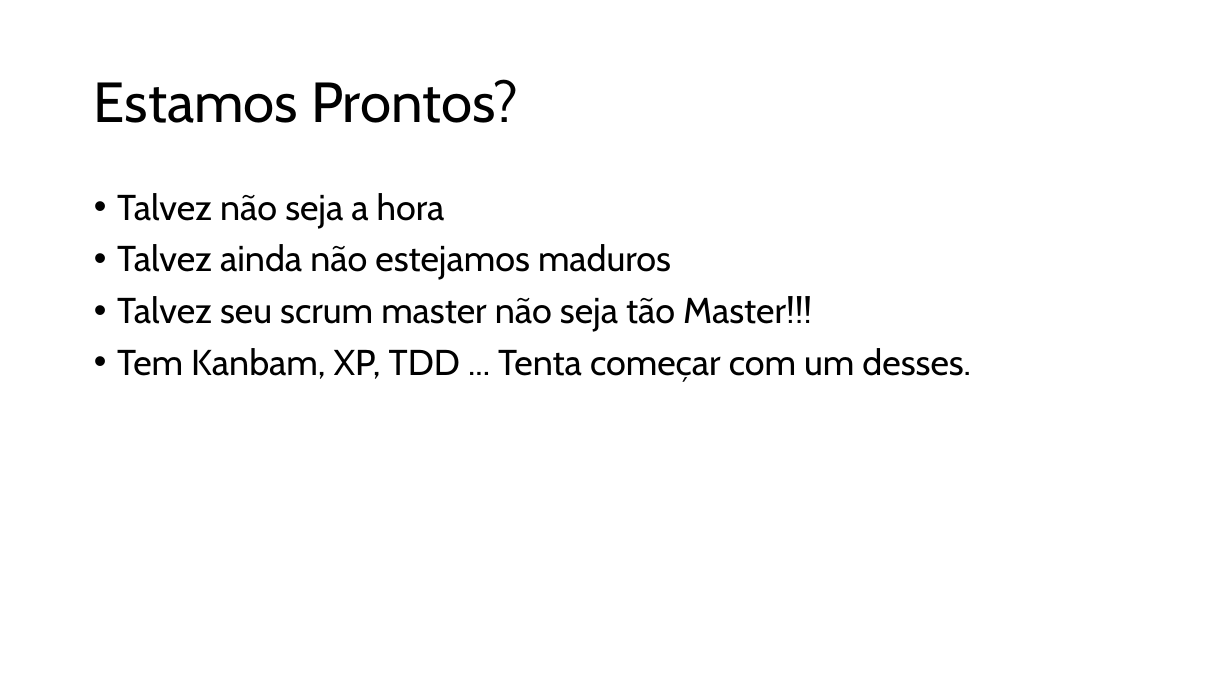
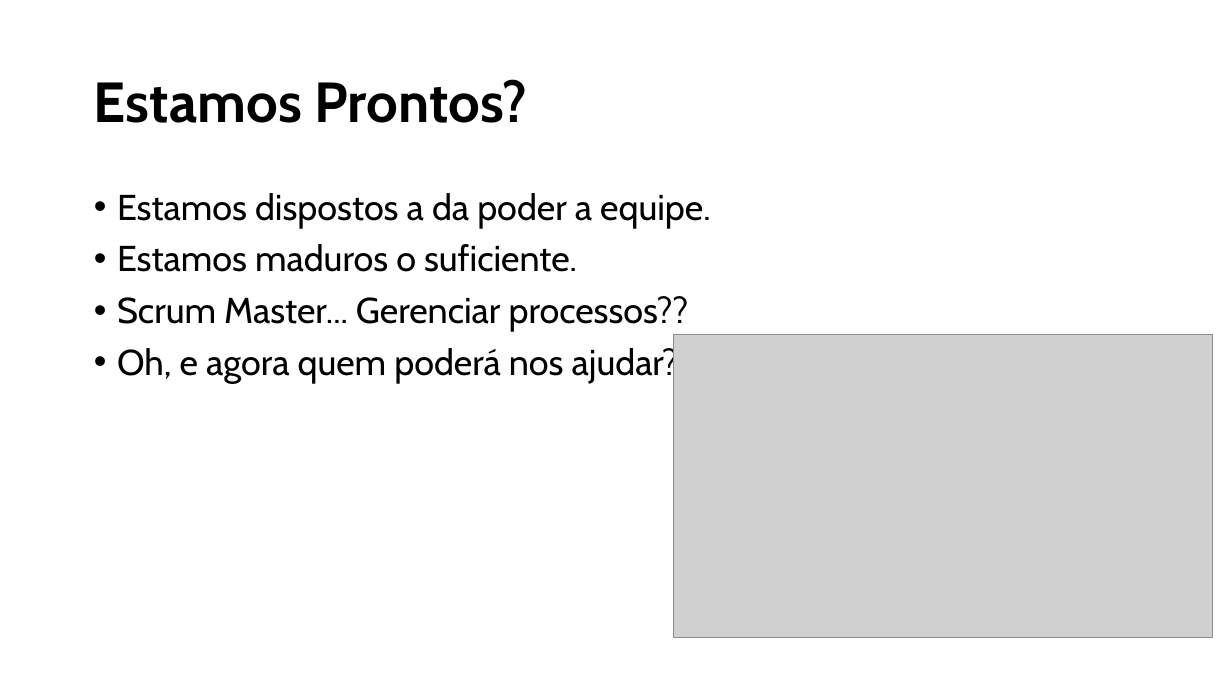
Before and after one commit to dmm813/lecturees, a slide deck: slide 16 of doxchaoscrum/doxhgaoscrum.pptx (slide 15 before the commit). Drawn at 1232x693 pixels with LibreOffice and Linux fonts; fonts in the diff are those of the drawing; grey boxes stand for pictures; background and template pictures are left out. Boxes give left, top, right and bottom in pixels: in the first picture for what was removed or moved away, otherwise in the second. Text is boxed around its words. In the diff, an @@ line names an element or a change of style, - is before the commit and + after.

Commit message:
lecture doxghaoscrum finished, picture superscrummaster.jp added

```diff
--- a/doxchaoscrum/doxhgaoscrum.pptx
+++ b/doxchaoscrum/doxhgaoscrum.pptx
@@ title "Estamos Prontos?" at [94, 79, 528, 123]: bold on @@
@@ text at [117, 193, 710, 383]: text changed @@
-• Talvez não seja a hora
-• Talvez ainda não estejamos maduros
-• Talvez seu scrum master não seja tão Master!!!
-• Tem Kanbam, XP, TDD ... Tenta começar com um desses.
+• Estamos dispostos a da poder a equipe.
+• Estamos maduros o suficiente.
+• Scrum Master... Gerenciar processos??
+• Oh, e agora quem poderá nos ajudar?
@@ picture added at [674, 335, 1213, 638] @@
```
Also in this commit, not shown: 6 other slides changed, 2 slides added, 1 slide removed, 1 other file.
